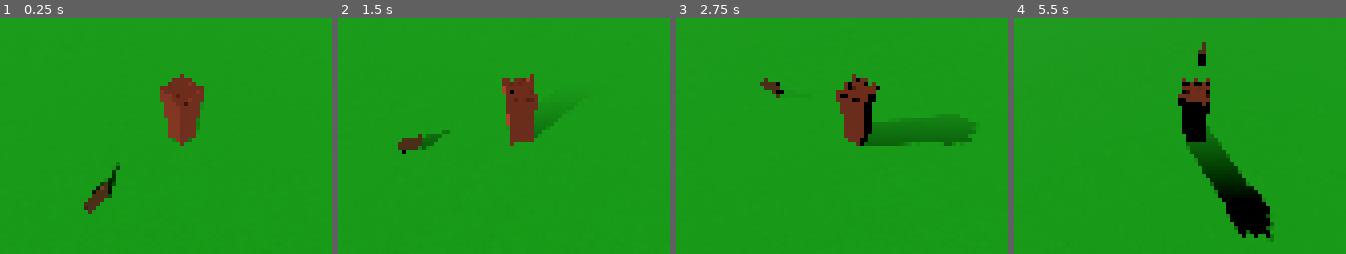
Above: before the commit, frames 1-4 (left to right).
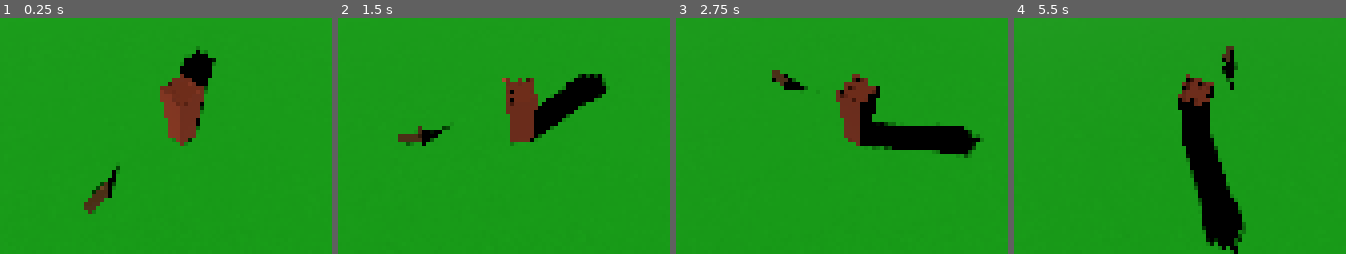
Above: after the commit, the same moments.

Repository: mjviljan/godot4-3d-camera-movement-template
Game: Godot game, scene res://World.tscn
Two runs of this game, one before a commit and one after it. Both use one fixed random seed, a clock stepped at 60 frames per second and the inputs below.
Inputs:
- Up to frame 1 (0.25 s): no input
- Up to frame 2 (1.5 s): tap Enter at 0.5 s; hold E (ui_camera_rotate_ccw) 0.53-1.28 s; tap Q (ui_camera_rotate_cw) at 0.8, 1.35 s
- Up to frame 3 (2.75 s): tap E (ui_camera_rotate_ccw) at 1.55 s; tap Space at 2 s; hold E (ui_camera_rotate_ccw) from 2.03 s (still down); tap Q (ui_camera_rotate_cw) at 2.3 s
- Up to frame 4 (5.5 s): release E (ui_camera_rotate_ccw) at 2.78 s; tap Q (ui_camera_rotate_cw) at 2.85, 3.8, 4.35, 5.3 s; tap E (ui_camera_rotate_ccw) at 3.05, 4.55 s; tap Enter at 3.5 s; hold E (ui_camera_rotate_ccw) 3.53-4.28 s; tap Space at 5 s; hold E (ui_camera_rotate_ccw) from 5.03 s (still down)

The runs differ from the first frame. In frame 1, 1.5% of the frame differs, in the area x 27-66%, y 11-84%; in frame 2, 3.9%; in frame 3, 5.5%; in frame 4, 8.2%, in the area x 49-79%, y 10-100%.

Commit message:
Use signal for camera rotation

Diff:
--- a/World.tscn
+++ b/World.tscn
@@ -1,6 +1,7 @@
-[gd_scene load_steps=18 format=3 uid="uid://bfbk11yyfp26g"]
+[gd_scene load_steps=19 format=3 uid="uid://bfbk11yyfp26g"]
 
 [ext_resource type="Texture2D" uid="uid://bp5o720q6wtlo" path="res://assets/textures/grass_texture.png" id="1_0vsg7"]
+[ext_resource type="Script" path="res://world.gd" id="1_pqh1d"]
 [ext_resource type="Script" path="res://camera.gd" id="1_y6do3"]
 [ext_resource type="Material" uid="uid://hlxfcdqxrxoy" path="res://assets/materials/tower_material.tres" id="2_5wtb3"]
 [ext_resource type="Script" path="res://player.gd" id="2_qvh51"]
@@ -47,6 +48,7 @@
 size = Vector3(0.3, 0.7, 0.3)
 
 [node name="World" type="Node3D"]
+script = ExtResource("1_pqh1d")
 
 [node name="WorldEnvironment" type="WorldEnvironment" parent="."]
 environment = SubResource("Environment_heaam")
@@ -54,6 +56,7 @@
 [node name="Sun" type="DirectionalLight3D" parent="."]
 transform = Transform3D(0.881691, -3.15317e-07, 0.471827, -0.285653, 0.795907, 0.533792, -0.375531, -0.605419, 0.701744, 0, 25, 0)
 shadow_enabled = true
+directional_shadow_max_distance = 250.0
 sky_mode = 1
 
 [node name="Ground" type="MeshInstance3D" parent="."]
@@ -153,3 +156,5 @@
 [node name="Tail" type="MeshInstance3D" parent="Player"]
 transform = Transform3D(1, 0, 0, 0, 0.788, 0.615675, 0, -0.615675, 0.788, 0, 2.7, 2.6)
 mesh = SubResource("BoxMesh_73ba0")
+
+[connection signal="camera_rotate" from="." to="Camera" method="_on_world_camera_rotate"]
--- a/camera.gd
+++ b/camera.gd
@@ -3,27 +3,20 @@
 @export var target : Node3D
 
 const CAMERA_MOVEMENT_SPEED = 40
+
 var distance_from_camera: Vector3
+var rotate_angle: float
 
 func _ready():
-	var window = get_window()
-	var screen_rect = DisplayServer.screen_get_usable_rect(window.current_screen)
-	var window_side_length = min(screen_rect.size.x, screen_rect.size.y) * .95
-	# this is for a horizontal screen, with the window being wider than it is tall
-	DisplayServer.window_set_size(Vector2(1.5 * window_side_length, window_side_length))
-	var window_size = DisplayServer.window_get_size_with_decorations()
-	# center window
-	window.position = screen_rect.position + ((screen_rect.size - window_size) / 2)
-
 	distance_from_camera = position
+	rotate_angle = 0
 
 func _process(delta):
 	var movement = Vector3.ZERO
 
-	if Input.is_action_pressed("ui_camera_rotate_cw"):
-		distance_from_camera = distance_from_camera.rotated(Vector3.UP, -delta)
-	if Input.is_action_pressed("ui_camera_rotate_ccw"):
-		distance_from_camera = distance_from_camera.rotated(Vector3.UP, delta)
+	if (rotate_angle != 0):
+		distance_from_camera = distance_from_camera.rotated(Vector3.UP, delta * rotate_angle)
+		rotate_angle = 0
 
 	if Input.is_action_pressed("ui_camera_move_forward"):
 		movement += position.direction_to(target.position)
@@ -43,3 +36,6 @@
 
 	position = target.position + distance_from_camera
 	look_at(target.position)
+
+func _on_world_camera_rotate(direction):
+	rotate_angle = direction
--- /dev/null
+++ b/world.gd
@@ -0,0 +1,22 @@
+extends Node3D
+
+const CLOCKWISE = -1
+const COUNTER_CLOCKWISE = 1
+
+signal camera_rotate(direction)
+
+func _ready():
+	var window = get_window()
+	var screen_rect = DisplayServer.screen_get_usable_rect(window.current_screen)
+	var window_side_length = min(screen_rect.size.x, screen_rect.size.y) * .95
+	# this is for a horizontal screen, with the window being wider than it is tall
+	DisplayServer.window_set_size(Vector2(1.5 * window_side_length, window_side_length))
+	var window_size = DisplayServer.window_get_size_with_decorations()
+	# center window
+	window.position = screen_rect.position + ((screen_rect.size - window_size) / 2)
+
+func _process(delta):
+	if Input.is_action_pressed("ui_camera_rotate_cw"):
+		camera_rotate.emit(CLOCKWISE)
+	if Input.is_action_pressed("ui_camera_rotate_ccw"):
+		camera_rotate.emit(COUNTER_CLOCKWISE)
